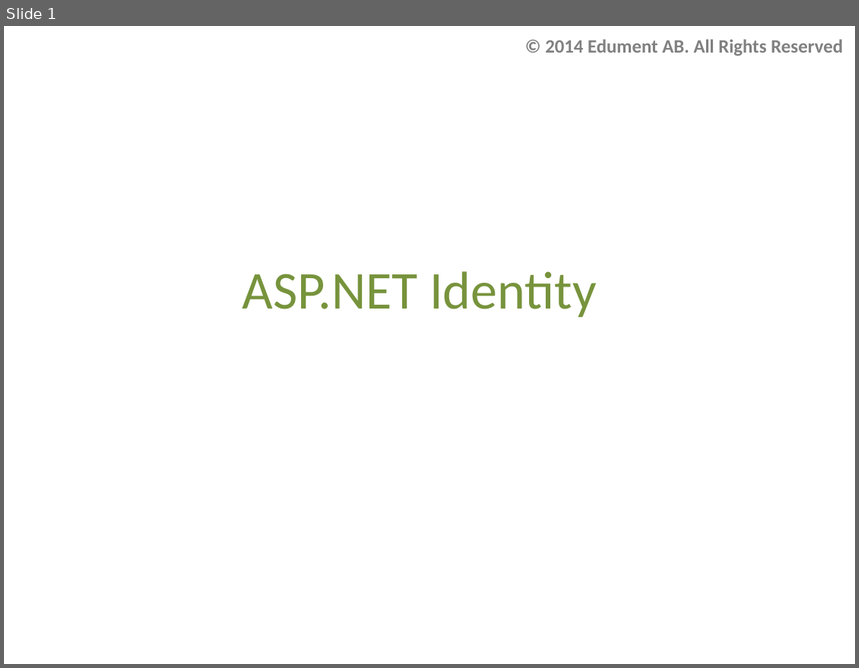
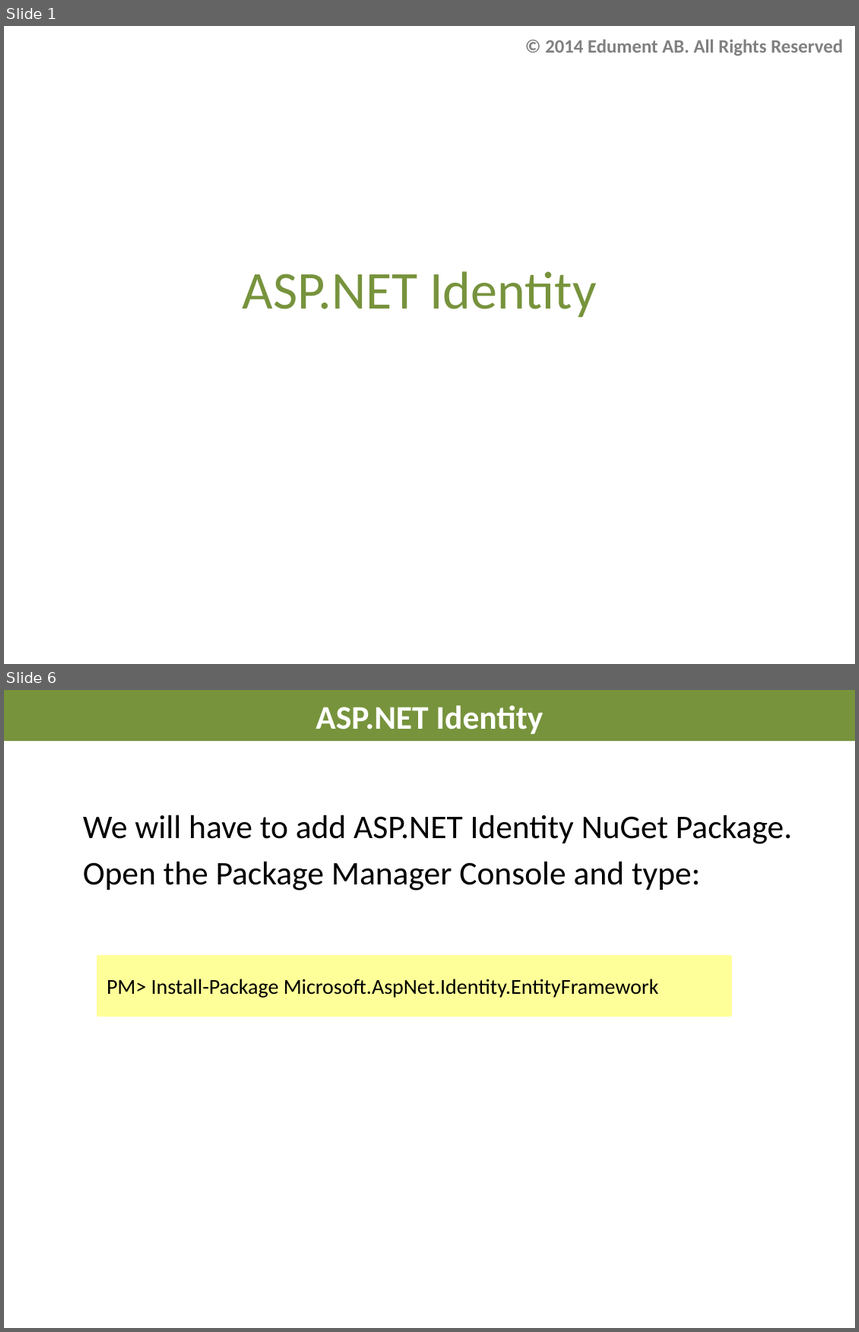
Before and after one commit to AndreasElffors/IdentityTemplate, a slide deck: Documents/Identity-Exercise.pptx. Shown one above the other, each under a label of ours: slide 1 before the commit, slides 1 and 6 after it; the slides between them are not shown. The pictures are 859x668 and 859x1332 pixels, drawn with LibreOffice and Linux fonts; fonts in the diff are those of the drawing; background and template pictures are left out. Boxes give left, top, right and bottom in pixels: in the first picture for what was removed or moved away, otherwise in the second. Text is boxed around its words. In the diff, an @@ line names an element or a change of style, - is before the commit and + after.

Commit message:
Identity-Exercise1

```diff
--- a/Documents/Identity-Exercise.pptx
+++ b/Documents/Identity-Exercise.pptx
@@ slide 6 added at (4,690,855,1328), background #FFFFFF @@
@@ title added at (4,690,855,741), fill #77933C, 28 pt, text #FFFFFF, bold @@
+ASP.NET Identity
@@ text added at (83,815,792,891), 28 pt, text #000000 @@
+We will have to add ASP.NET Identity NuGet Package.
+Open the Package Manager Console and type:
@@ rectangle added at (98,957,732,1016), fill #FFFF99, outline #FFFF99 2 pt, 18 pt, text #000000 @@
+PM> Install-Package Microsoft.AspNet.Identity.EntityFramework
```
Also in this commit, not shown: 1 slide changed, 13 other slides added.
